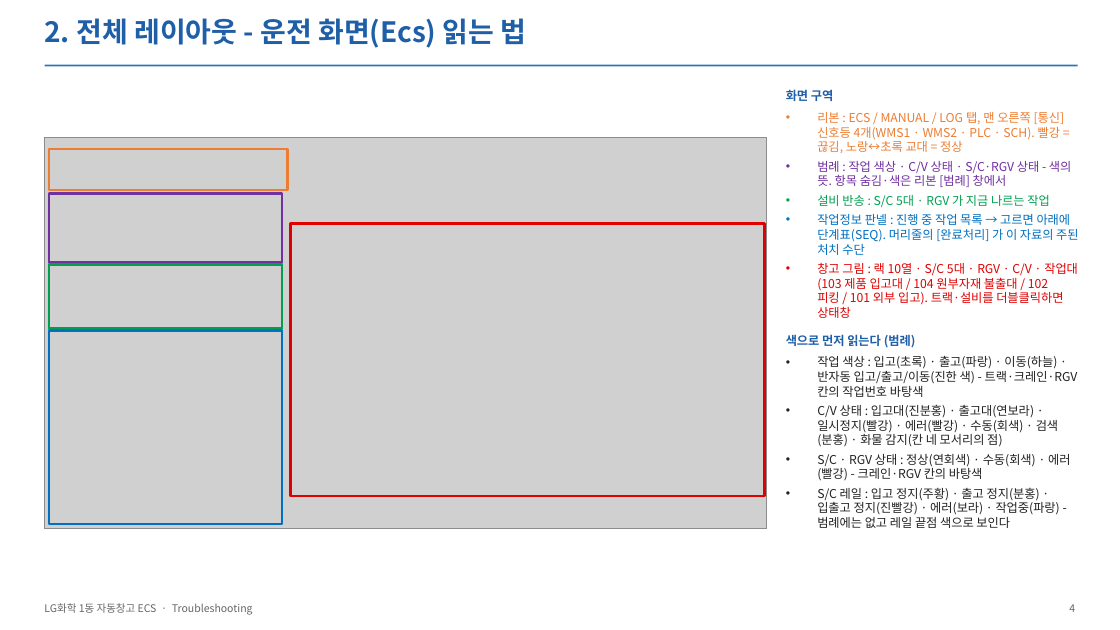
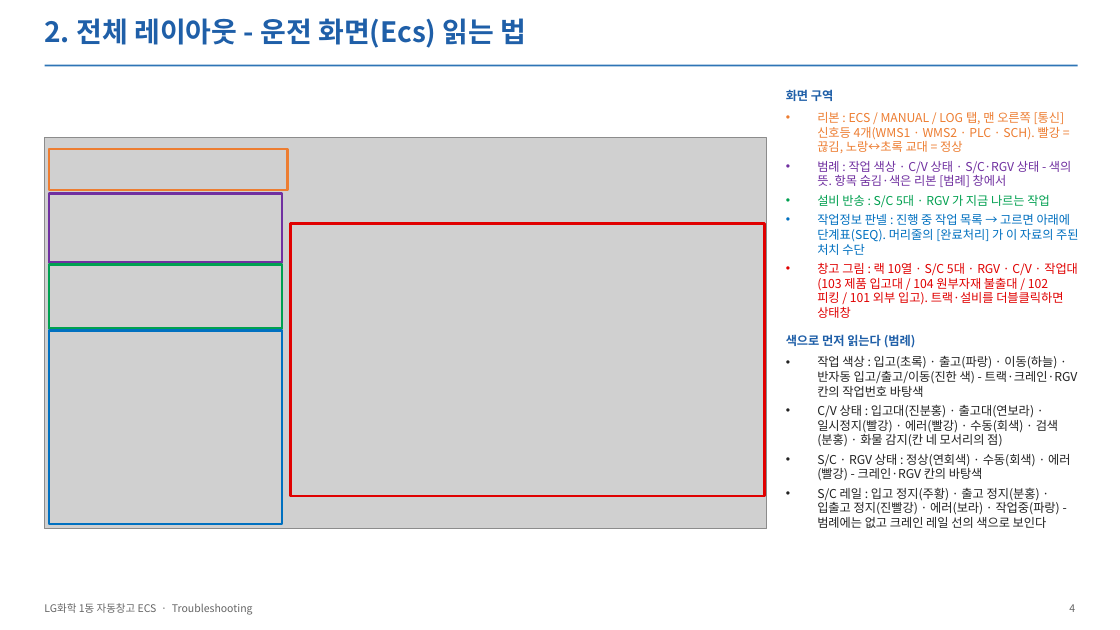
Before and after one commit to yeorijby-coder/LGLS_ALL, a slide deck: slide 4 of docs/산출물_20261110/05_ECS_Troubleshooting_1105.pptx. Drawn at 1120x630 pixels with LibreOffice and Linux fonts; fonts in the diff are those of the drawing; grey boxes stand for pictures. Boxes give left, top, right and bottom in pixels: in the first picture for what was removed or moved away, otherwise in the second. Text is boxed around its words. In the diff, an @@ line names an element or a change of style, - is before the commit and + after.

```diff
--- a/docs/산출물_20261110/05_ECS_Troubleshooting_1105.pptx
+++ b/docs/산출물_20261110/05_ECS_Troubleshooting_1105.pptx
@@ text at (817,488,1060,528): text changed @@
-• S/C 레일 : 입고 정지(주황) · 출고 정지(분홍) · 입출고 정지(진빨강) · 에러(보라) · 작업중(파랑) - 범례에는 없고 레일 끝점 색으로 보인다
+• S/C 레일 : 입고 정지(주황) · 출고 정지(분홍) · 입출고 정지(진빨강) · 에러(보라) · 작업중(파랑) - 범례에는 없고 크레인 레일 선의 색으로 보인다
```
Also in this commit, not shown: 2 other slides changed, 14 other files.
